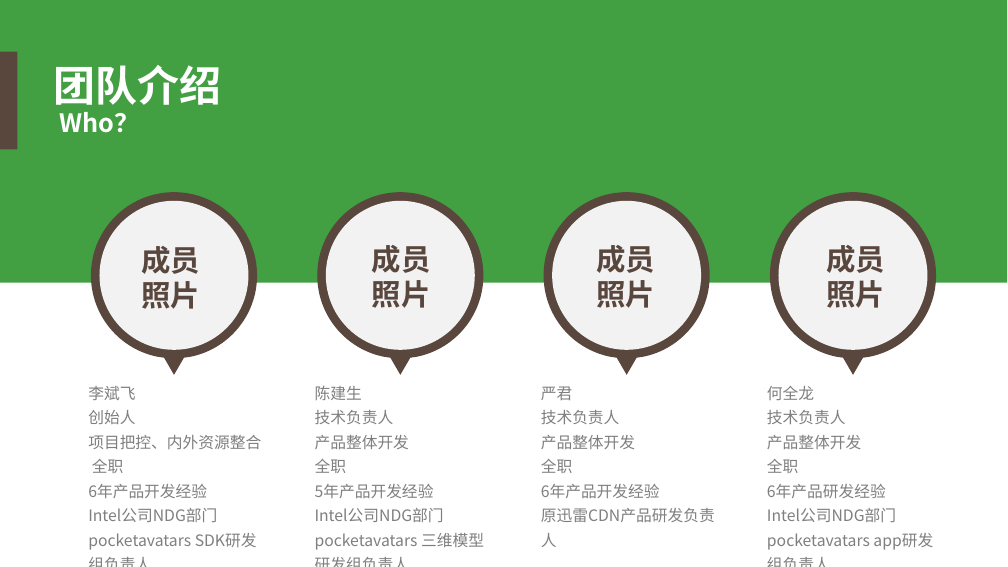
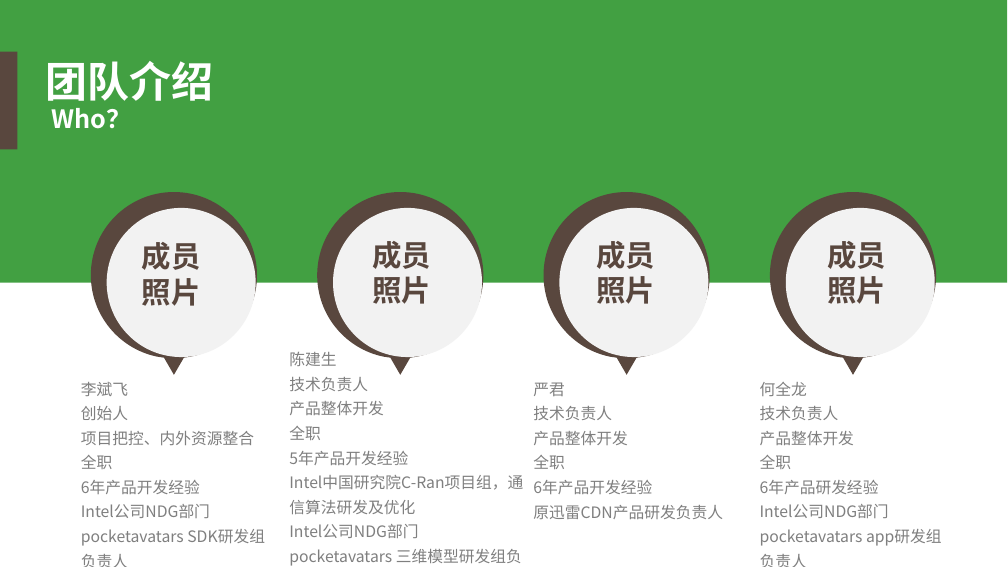
Before and after one commit to chenhening/wifiworld, a slide deck: slide 4 of doc/anynet_bp.ppt. Drawn at 1008x567 pixels with LibreOffice and Linux fonts; fonts in the diff are those of the drawing; background and template pictures are left out. Boxes give left, top, right and bottom in pixels: in the first picture for what was removed or moved away, otherwise in the second. Text is boxed around its words. In the diff, an @@ line names an element or a change of style, - is before the commit and + after.

```diff
--- a/doc/anynet_bp.ppt
+++ b/doc/anynet_bp.ppt
@@ text "团队介绍": place and size @@
-text "团队介绍" at (53, 65, 221, 133)
+text "团队介绍" at (46, 61, 214, 129)
@@ outline redrawn in 4 elements at (770, 192, 936, 375), (543, 192, 710, 375), (317, 192, 484, 375), (91, 192, 257, 375) @@
@@ group added at (99, 200, 927, 349): 4 freeform shapes @@
@@ group removed at (100, 201, 927, 350): 4 ellipses @@
@@ text "成员": place and size @@
-text "成员" at (141, 246, 200, 309)
+text "成员" at (142, 242, 201, 306)
@@ text "成员": place and size @@
-text "成员" at (372, 245, 431, 308)
+text "成员" at (372, 241, 431, 304)
@@ text "成员": place and size @@
-text "成员" at (596, 245, 655, 308)
+text "成员" at (597, 241, 656, 304)
@@ text "成员": place and size @@
-text "成员" at (827, 245, 886, 308)
+text "成员" at (827, 241, 886, 304)
@@ text "陈建生": place and size @@
-text "陈建生" at (315, 386, 484, 547)
+text "陈建生" at (289, 352, 523, 566)
@@ text "李斌飞": place and size @@
-text "李斌飞" at (88, 386, 261, 498)
+text "李斌飞" at (81, 382, 254, 494)
@@ text "严君" rewrapped from (541, 386, 715, 522) to (533, 382, 723, 519) @@
@@ text "何全龙": place and size @@
-text "何全龙" at (767, 386, 886, 498)
+text "何全龙" at (760, 382, 879, 494)
@@ text at (289, 475, 523, 566): text changed @@
-Intel公司NDG部门pocketavatars 三维模型研发组负责人
+Intel中国研究院C-Ran项目组，通信算法研发及优化
+Intel公司NDG部门
+pocketavatars 三维模型研发组负责人
```
Also in this commit, not shown: 14 other slides changed.
